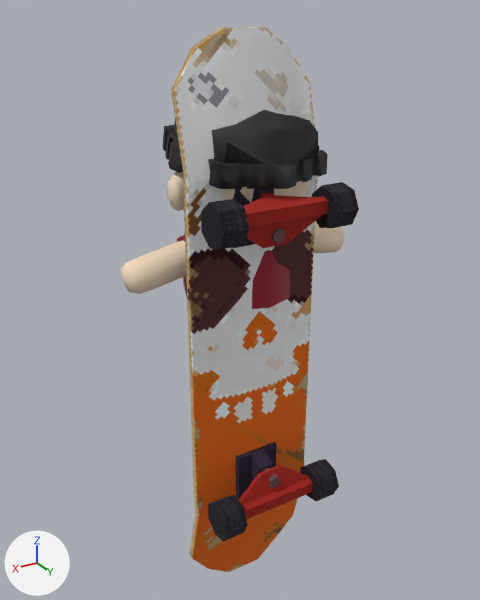
An edit to the glTF model portfolio-react/public/models/character_skate.glb, drawn before and after from the same camera.
Before and after are seen from a 50 mm camera at (1.97, 3.28, 2.08) aimed at (0.0, 0.0, 0.44). The axes (+X, +Y, +Z) are drawn at lower left. The lights are the same throughout. The picture after the commit comes second. Where no turn or scale is listed for an object, it has been applied to the vertices.

The first picture shows 'Object_2', 'baseball cap 01', 'body', 'shirt 01'.
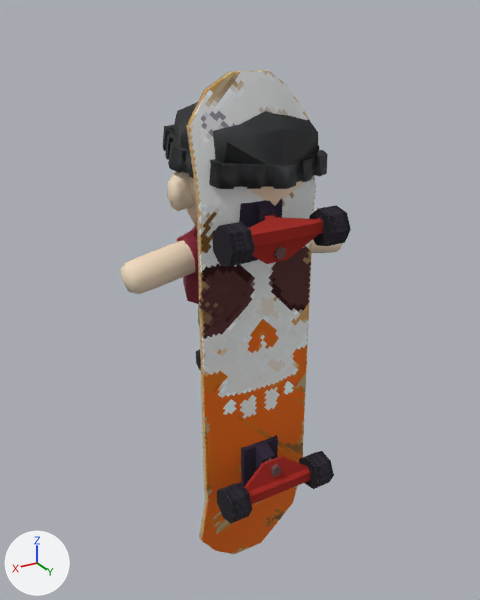
Pixel boxes (x1, y1, x2, y2) of what changed, in the pictures (480 x 600 px):
'Object_2', rescaled (12% narrower, 11% shorter): before (171, 27, 359, 572); after (186, 70, 351, 554)

The change, as a list of edits to the scene's bpy script:
```text
Change ob_object_2:
    ob_object_2.scale: (0.826, 0.826, 0.826) -> (0.731, 0.731, 0.731)
```
